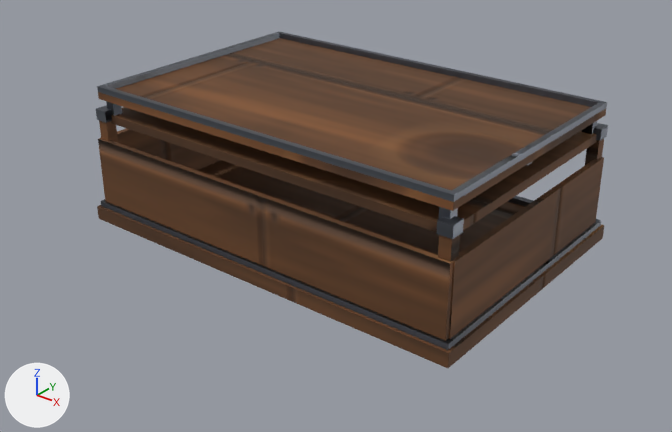
One commit to the FBX model art/models/ConstructionStage0/ConstructionStage0.fbx: the scene before it, then after it.
The view is the same before and after, from a 50 mm camera at (3.67, -4.69, 2.98) aimed at (0.05, -0.17, 0.17). The lights are fixed; the arrows at lower left show +X, +Y and +Z. The older version comes first. Vertices at exactly the same position are counted once.

Names of what the first picture shows: 'SM_HDBF_BoxFarm_ConstructionStage0'.
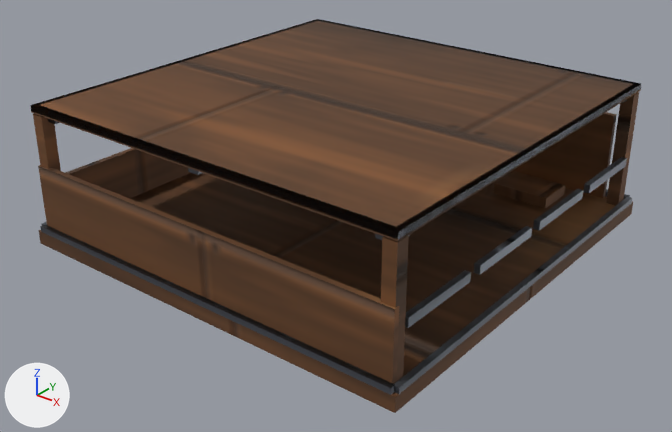
Pixel boxes (x1, y1, x2, y2) of what changed, in the pictures (672 x 432 px; the box of a moved part takes in the faces that stretch with it):
'SM_HDBF_BoxFarm_ConstructionStage0', reshaped (19% wider, 17% taller)
    before: (96, 32, 608, 368)
    after: (30, 19, 642, 413)
part 1 of me_sm_hdbf_boxfarm_constructionstage0_mesh, moved or reshaped
    before: (97, 160, 604, 368)
    after: (38, 172, 633, 413)
part 2 of me_sm_hdbf_boxfarm_constructionstage0_mesh, moved or reshaped
    before: (111, 107, 597, 232)
    after: (40, 225, 395, 395)
part 3 of me_sm_hdbf_boxfarm_constructionstage0_mesh, added (brown)
    after: (33, 114, 61, 171)
part 4 of me_sm_hdbf_boxfarm_constructionstage0_mesh, added (brown)
    after: (606, 92, 639, 206)
part 5 of me_sm_hdbf_boxfarm_constructionstage0_mesh, added (brown)
    after: (381, 236, 409, 381)
part 6 of me_sm_hdbf_boxfarm_constructionstage0_mesh, added (brown)
    after: (38, 165, 399, 384)
part 7 of me_sm_hdbf_boxfarm_constructionstage0_mesh, added (brown)
    after: (65, 148, 191, 198)
part 8 of me_sm_hdbf_boxfarm_constructionstage0_mesh, added
    after: (510, 112, 617, 198)
part 9 of me_sm_hdbf_boxfarm_constructionstage0_mesh, added
    after: (583, 157, 627, 193)
part 10 of me_sm_hdbf_boxfarm_constructionstage0_mesh, added
    after: (533, 189, 583, 231)
part 11 of me_sm_hdbf_boxfarm_constructionstage0_mesh, added
    after: (474, 226, 532, 275)
part 12 of me_sm_hdbf_boxfarm_constructionstage0_mesh, added
    after: (405, 270, 471, 328)
part 13 of me_sm_hdbf_boxfarm_constructionstage0_mesh, added (mostly hidden)
    after: (188, 168, 202, 175)
part 14 of me_sm_hdbf_boxfarm_constructionstage0_mesh, added
    after: (494, 171, 565, 208)
part 15 of me_sm_hdbf_boxfarm_constructionstage0_mesh, rebuilt (20% wider, 24% taller)
    before: (97, 32, 607, 211)
    after: (30, 19, 642, 241)
part 16 of me_sm_hdbf_boxfarm_constructionstage0_mesh, deleted (brown)
    before: (96, 101, 608, 350)
part 17 of me_sm_hdbf_boxfarm_constructionstage0_mesh, added
    after: (42, 189, 632, 394)

Patch to the scene script:
```diff
--- a/art/models/ConstructionStage0/ConstructionStage0.fbx.py
+++ b/art/models/ConstructionStage0/ConstructionStage0.fbx.py
@@ me_sm_hdbf_boxfarm_constructionstage0_mesh @@
 # used by ob_sm_hdbf_boxfarm_constructionstage0; location = (0.0, 0.0, 0.0)
-me_sm_hdbf_boxfarm_constructionstage0_mesh.from_pydata(...)  # 220 vertices, 348 faces; spans x -1.5..1.5, y -1.0..1.0, z 0.0..1.0
+me_sm_hdbf_boxfarm_constructionstage0_mesh.from_pydata(...)  # 244 vertices, 372 faces; spans x -1.5..1.5, y -1.5..1.5, z 0.0..1.0
+# me_sm_hdbf_boxfarm_constructionstage0_mesh part 1: the loose piece of 8 vertices spanning x -1.5..1.5, y -1.0..1.0, z 0.0..0.1 is scaled about its middle by (1, 1.5, 1)
+# me_sm_hdbf_boxfarm_constructionstage0_mesh part 2: the loose piece of 8 vertices spanning x -1.42..1.42, y -0.9..0.9, z 0.74..0.8 is scaled about its middle by (1.04, 0.0222, 0.667), then moved by (0.0, -1.48, -0.65), in mat_m_hdbf_metal
+# me_sm_hdbf_boxfarm_constructionstage0_mesh part 3: a new loose piece, a box spanning x -1.445..-1.355, y -1.445..-1.355, z 0.1..0.94, in mat_m_hdbf_wood
+# me_sm_hdbf_boxfarm_constructionstage0_mesh part 4: a new loose piece, a box spanning x 1.355..1.445, y 1.355..1.445, z 0.1..0.94, in mat_m_hdbf_wood
+# me_sm_hdbf_boxfarm_constructionstage0_mesh part 5: a new loose piece, a box spanning x 1.355..1.445, y -1.445..-1.355, z 0.1..0.94, in mat_m_hdbf_wood
+# me_sm_hdbf_boxfarm_constructionstage0_mesh part 6: a new loose piece, a box spanning x -1.45..1.45, y -1.46..-1.42, z 0.1..0.58, in mat_m_hdbf_wood
+# me_sm_hdbf_boxfarm_constructionstage0_mesh part 7: a new loose piece, a box spanning x -1.46..-1.42, y -1.43..1.43, z 0.1..0.46, in mat_m_hdbf_wood
+# me_sm_hdbf_boxfarm_constructionstage0_mesh part 8: a new loose piece, a box spanning x 0.5..1.3, y 1.42..1.46, z 0.1..0.74, in mat_m_hdbf_wood
+# me_sm_hdbf_boxfarm_constructionstage0_mesh part 9: a new loose piece, a box spanning x 1.42..1.46, y 0.75..1.35, z 0.42..0.48, in mat_m_hdbf_metal
+# me_sm_hdbf_boxfarm_constructionstage0_mesh part 10: a new loose piece, a box spanning x 1.42..1.46, y 0.05..0.65, z 0.42..0.48, in mat_m_hdbf_metal
+# me_sm_hdbf_boxfarm_constructionstage0_mesh part 11: a new loose piece, a box spanning x 1.42..1.46, y -0.65..-0.05, z 0.42..0.48, in mat_m_hdbf_metal
+# me_sm_hdbf_boxfarm_constructionstage0_mesh part 12: a new loose piece, a box spanning x 1.42..1.46, y -1.35..-0.75, z 0.42..0.48, in mat_m_hdbf_metal
+# me_sm_hdbf_boxfarm_constructionstage0_mesh part 13: a new loose piece, a box spanning x -0.04..0.04, y -1.4..1.4, z 0.895..0.95, in mat_m_hdbf_metal
+# me_sm_hdbf_boxfarm_constructionstage0_mesh part 14: a new loose piece, a box spanning x 0.65..1.07, y 0.95..1.25, z 0.12..0.2, in mat_m_hdbf_wood
+# me_sm_hdbf_boxfarm_constructionstage0_mesh part 15: the loose piece of 28 vertices spanning x -1.43..1.43, y -0.93..0.93, z 0.91..1.0 is rebuilt with 28 vertices and now spans x -1.45..1.45, y -1.45..1.45, z 0.95..1.0
+# me_sm_hdbf_boxfarm_constructionstage0_mesh part 16: 20 loose pieces with 176 vertices, spanning x -1.48..1.48, y -0.98..0.98, z 0.1..0.91, are deleted
+# me_sm_hdbf_boxfarm_constructionstage0_mesh part 17: 24 vertices added at x -1.5..1.5, y -1.47..1.5, z 0.1..0.14
+# other edits to the shape of me_sm_hdbf_boxfarm_constructionstage0_mesh do not show in these pictures
 me_sm_hdbf_boxfarm_constructionstage0_mesh.materials.append(mat_m_hdbf_wood)
```
